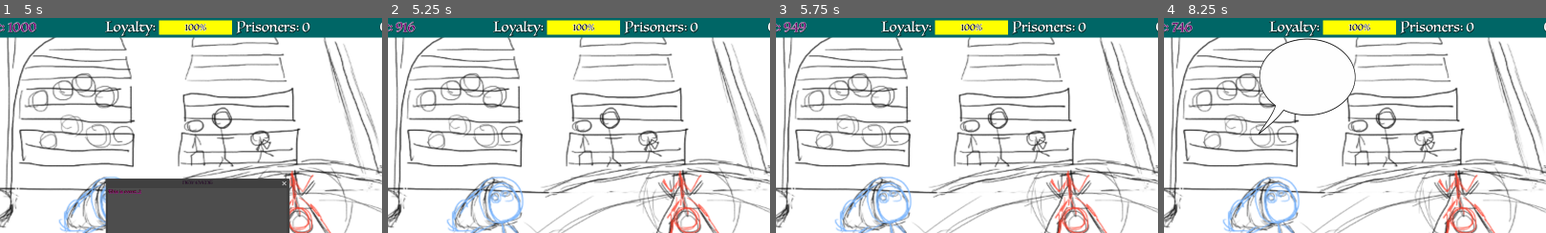
Above: before the commit, frames 1-4 (left to right).
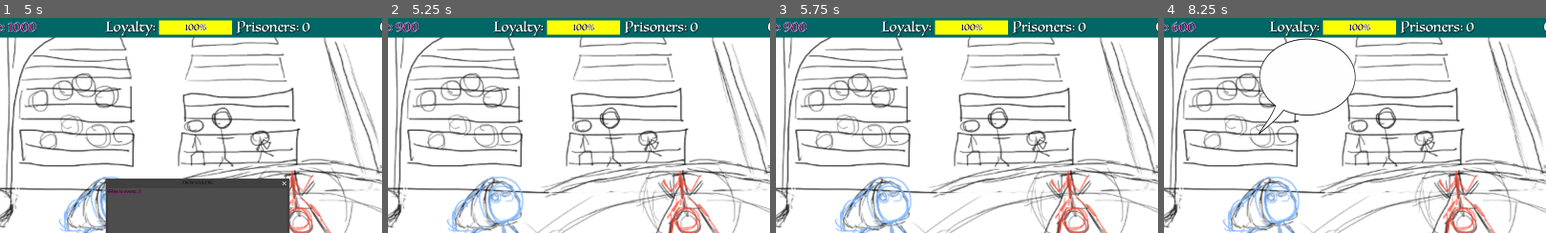
Above: after the commit, the same moments.

Repository: ShroomySquid/Ludum_Dare
Game: Godot game, scene res://root_menu_node.tscn
Same seed, same stepped clock (60 frames per second), same inputs: the game is played once before the commit and once after it.
Inputs (mouse positions are % of the whole screen's width and height, from its top left):
- Up to frame 1 (5 s): click "Start Game" at 0.5 s; click (50, 50) at 1.27 s; type "12" at 1.35 s; tap Enter at 2 s; click (50, 63) at 2.75 s; click (13, 16) at 4.25 s
- Up to frame 2 (5.25 s): click "option 1" at 5 s
- Up to frame 3 (5.75 s): no input
- Up to frame 4 (8.25 s): click (74, 19) at 6.5 s; click (43, 16) at 7.25 s; click "option 2" at 8 s
The pictures show only the part of the screen within x 24-74%, y 0-50%; the shares and areas given below are measured in that part.

Frame 1 is identical in both runs. In frame 2, 0.2% of the frame differs, in the area x 3-8%, y 1-7%; in frame 3, 0.2%; in frame 4, 0.3%, in the area x 2-9%, y 1-8%.

Commit message:
better magic

Diff:
--- a/ui_prototype/Control.gd
+++ b/ui_prototype/Control.gd
@@ -66,6 +66,14 @@
 	is_paused = false
 	print("ok")
 
+func magic_gen(delta):
+	var m = resources.get_re(Resources.r.MAGIC)
+	var d = (m - cultists_in_ritual * 100)
+	if d <= -1000:
+		resources.sub_re(Resources.r.MAGIC, (d + 1000) * delta / 20)
+	elif d > 0:
+		resources.sub_re(Resources.r.MAGIC, d * delta / 20)
+
 # Called every frame. 'delta' is the elapsed time since the previous frame.
 func _process(delta):
 	if (Input.is_action_just_pressed("pause") && in_intro == false):
@@ -105,7 +113,8 @@
 			print("you had to try to be this bad")
 		elif (resources.get_re(Resources.r.MAGIC) >= 1):
 			print("how")
-	resources.sub_re(Resources.r.MAGIC, (resources.get_re(Resources.r.MAGIC) - cultists_in_ritual * 100) * delta)
+	#resources.sub_re(Resources.r.MAGIC, (resources.get_re(Resources.r.MAGIC) - cultists_in_ritual * 100) * delta / 20)
+	magic_gen(delta)
 	new_cultist_counter += cultists_in_recruitment * delta
 	if (new_cultist_counter >= 300):
 		new_cultist_counter = 0
--- a/ui_prototype/Event_management/event_manager.gd
+++ b/ui_prototype/Event_management/event_manager.gd
@@ -15,10 +15,7 @@
 
 # Called when the node enters the scene tree for the first time.
 func _ready():
-	for i in range(10):
-		event_pool.append(Event_container.new(2, [Resource_container.new([-5, -100, 0, 0, 0, 0]), Resource_container.new([0, -300, 0, 0, 0, 0]), Resource_container.new([-2, -10, 0, 0, 0, 0])]))
-		event_pool[i].set_event_text("This is event_" + str(i))
-		event_pool[i].reward = Resource_container.new([10, 1000, 0, 0, 0, 0])
+	generate_pool()
 	#event_0.set_event_text("This is event_0")
 	#event_1.set_event_text("This is event_1")
 	#event_2.set_event_text("This is event_2")
@@ -27,6 +24,13 @@
 		print(str(i))
 	pass
 
+
+func generate_pool():
+	for i in range(10):
+		event_pool.append(Event_container.new(2, [Resource_container.new([-5, -100, 0, 0, 0, 0]), Resource_container.new([0, -300, 0, 0, 0, 0]), Resource_container.new([-2, -10, 0, 0, 0, 0])]))
+		event_pool[i].set_event_text("This is event_" + str(i))
+		event_pool[i].reward = Resource_container.new([10, 1000, 0, 0, 0, 0])
+	print("Pool refreshed")
 
 # Called every frame. 'delta' is the elapsed time since the previous frame.
 func _process(delta):
@@ -48,11 +52,7 @@
 			return
 		if randi_range(1, 100) < event_chance:
 			if event_pool.size() == 0:
-				for i in range(10):
-					event_pool.append(Event_container.new(2, [Resource_container.new([-5, -100, 0, 0, 0, 0]), Resource_container.new([0, -300, 0, 0, 0, 0]), Resource_container.new([-2, -10, 0, 0, 0, 0])]))
-					event_pool[i].reward = Resource_container.new([10, 1000, 0, 0, 0, 0])
-					event_pool[i].set_event_text("This is event_" + str(i))
-					print("event_pool refreshed")
+				generate_pool()
 			var e = randi_range(0, event_pool.size() - 1)
 			popups[guy].load_event(event_pool[e])
 			ongoing_event[guy] = event_pool[e]
